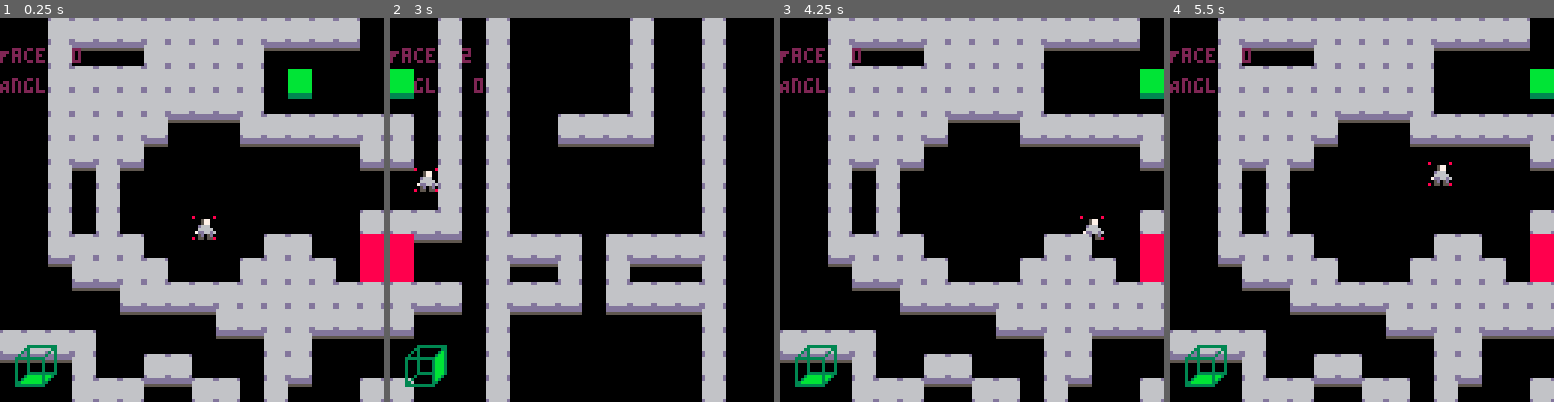
Above: before the commit, frames 1-4 (left to right).
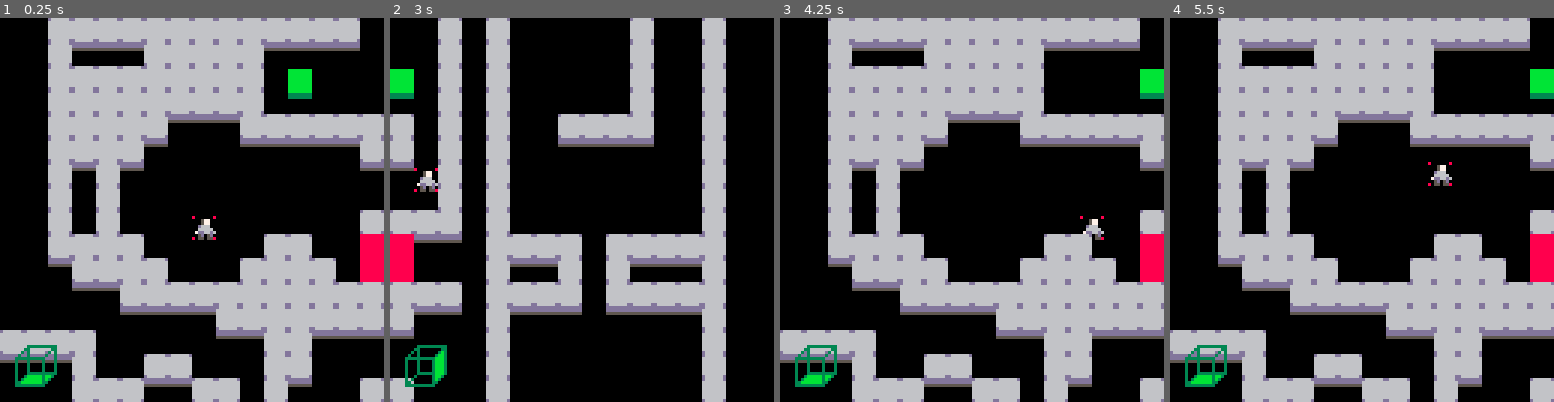
Above: after the commit, the same moments.

Repository: EmilBert/gmtkjam2025
Game: PICO-8 cartridge game.p8
Same seed, same stepped clock (60 frames per second), same inputs: the game is played once before the commit and once after it.
Inputs:
- Up to frame 1 (0.25 s): no input
- Up to frame 2 (3 s): hold Right 1.6-2.1 s; hold Up 2.15-2.42 s; hold Right from 2.47 s (still down)
- Up to frame 3 (4.25 s): release Right at 3.03 s; hold Left 3.08-3.58 s; hold Down 3.63-3.97 s; hold Right from 4.02 s (still down)
- Up to frame 4 (5.5 s): release Right at 4.68 s; hold Up 4.73-5.03 s; hold Left from 5.08 s (still down)

The runs differ from the first frame. In frame 1, 0.5% of the frame differs, in the area x 0-22%, y 7-20%; in frame 2, 0.5%; in frame 3, 0.5%; in frame 4, 0.5%.

Commit message:
feat: added particle system

Diff:
--- a/main.lua
+++ b/main.lua
@@ -30,6 +30,8 @@
 
 boxes_to_draw = {}
 
+particles={}
+
 function _init()
     -- Populate wall lookup for predefined tiles
     for _, tile in pairs(S) do
@@ -64,6 +66,7 @@
 function in_rect(px, py, rx, ry, rw, rh)
     return px >= rx and px <= rx + rw and py >= ry and py <= ry + rh
 end
+
 
 function player_update()
     -- inputs baby
@@ -292,8 +295,8 @@
 
     -- Draw boxes and their walls
     draw_boxes()
-
     draw_minimap()
+    draw_particles()
 
     -- draw the player's pixel position
     -- print("Face: "..player.face, 0, 10, 12)
@@ -327,8 +330,8 @@
     end
 
     -- draw the player's pixel position
-    print("Face: "..player.face, 0, 10, 2)
-    print("Angle: "..GLOBAL_ROTATION, 0, 20, 2)
+    -- print("Face: "..player.face, 0, 10, 2)
+    -- print("Angle: "..GLOBAL_ROTATION, 0, 20, 2)
 end
 
 function draw_minimap()
@@ -477,3 +480,98 @@
     camera_offset = 0.2
     camera(0,0)
 end
+
+-- particles --
+-- 0,1 xpos, ypos: x and y position
+-- 2 amt: amount of particles
+-- 3 frc: initial particle force
+-- 4 r_offset: random offset from position
+-- 5 spread: emitter spread, adjusted for angle
+-- 6 angle: the angle of the emitter
+-- 7 lifetime: how long the particle lives
+-- 8 start size: how big particle is initially
+-- 9 gravity_scale
+-- 10 col 1: the primary particle color
+-- 11 col 2: the secondary particle color
+-- Example: play_particles(player.x - (player.face * MAP_SIZE), player.y, 3, 7, 0.1, 0.1, 180, 4, 1, 1, 6, 7)
+function play_particles(xpos, ypos,amt,frc,
+r_offset, spread, angle, lifetime, startsize, g_scale, col1, col2)
+
+ local theta = angle + (rnd(1) - 0.5) * spread
+
+    for i=1,amt do
+        add(particles,{
+            -- initial position
+            x=xpos+rnd(r_offset),
+            y=ypos+rnd(r_offset),
+            -- x velocity
+            v_x = frc * cos(theta),
+            -- y velocity
+            v_y = frc * sin(theta),
+            -- graphics
+            radius= rnd(1) + startsize,
+            color1 = col1,
+            color2 = col2,
+            used_color = 0,
+            max_life = lifetime,
+            gravity_scale = g_scale,
+            life = 0,
+        })
+    end
+end
+
+function draw_particles(gravity)
+    local gravity = gravity or 1
+    for p in all(particles) do
+     circfill(p.x, p.y,
+        p.radius,
+      p.used_color)
+    end
+
+    local i = 1
+    for p in all(particles) do
+        local dt = 1
+        -- apply gravity
+        p.v_y += gravity * p.gravity_scale
+
+        -- update position
+        p.x += p.v_x * dt
+        p.y += p.v_y * dt
+
+        -- update graphics
+        p.life = move_towards(
+        p.life, p.max_life, 0.05)
+
+        local life_ratio = (p.max_life
+        - p.life) / p.max_life
+
+        p.used_color = p.color1
+        if(life_ratio < 0.97) then
+            p.used_color = p.color2
+        end
+
+        p.radius = p.radius * life_ratio
+
+        if(life_ratio == 0) then
+            deli(particles, i)
+        end
+
+        i += 1
+    end
+end
+
+-- Math utility
+function move_towards(val, target, rate)
+    if val > target then
+        val -= rate
+        if val < target then
+            val = target
+        end
+    elseif val < target then
+        val += rate
+        if val > target then
+            val = target
+        end
+    end
+    return val
+end
